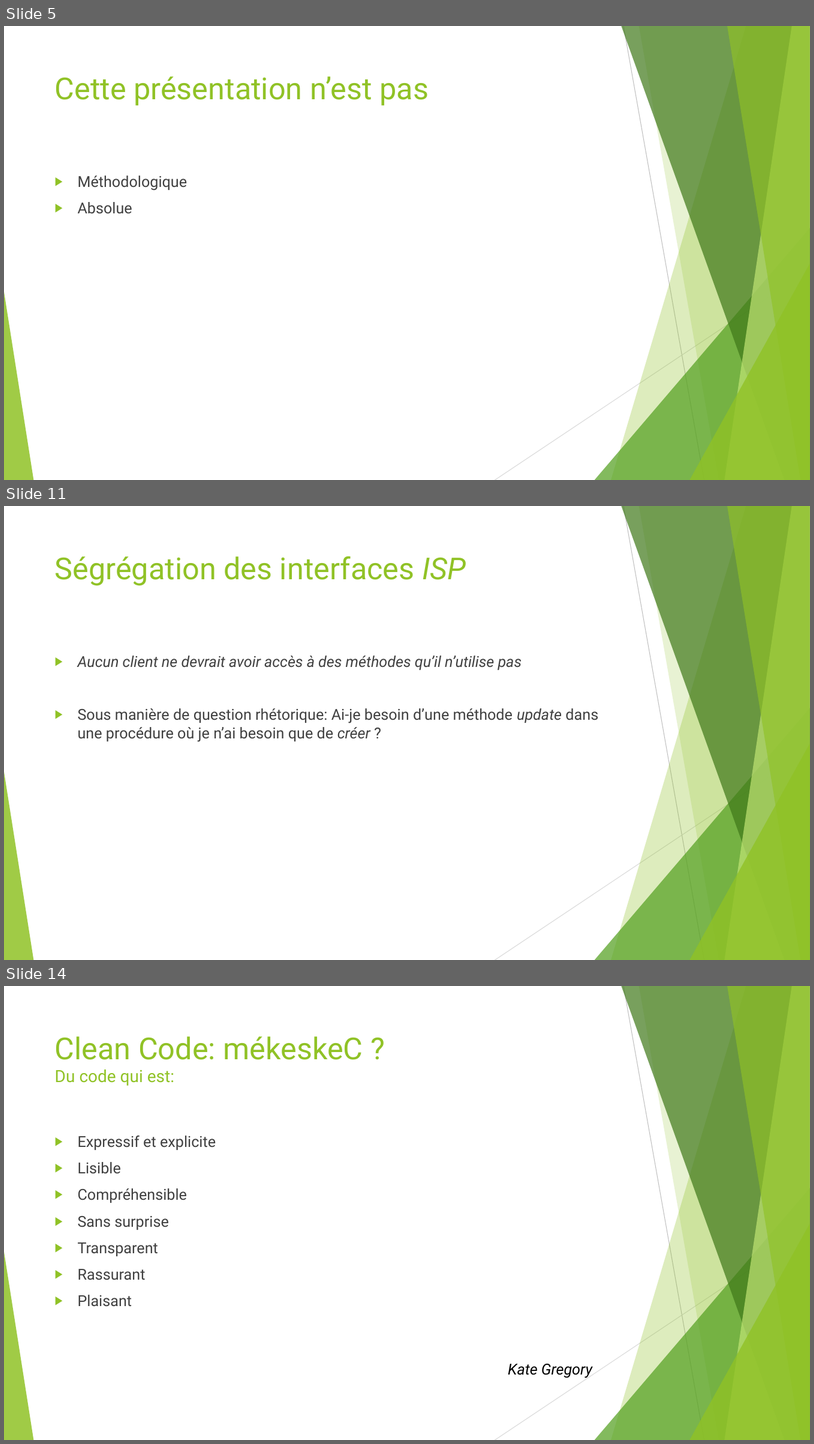
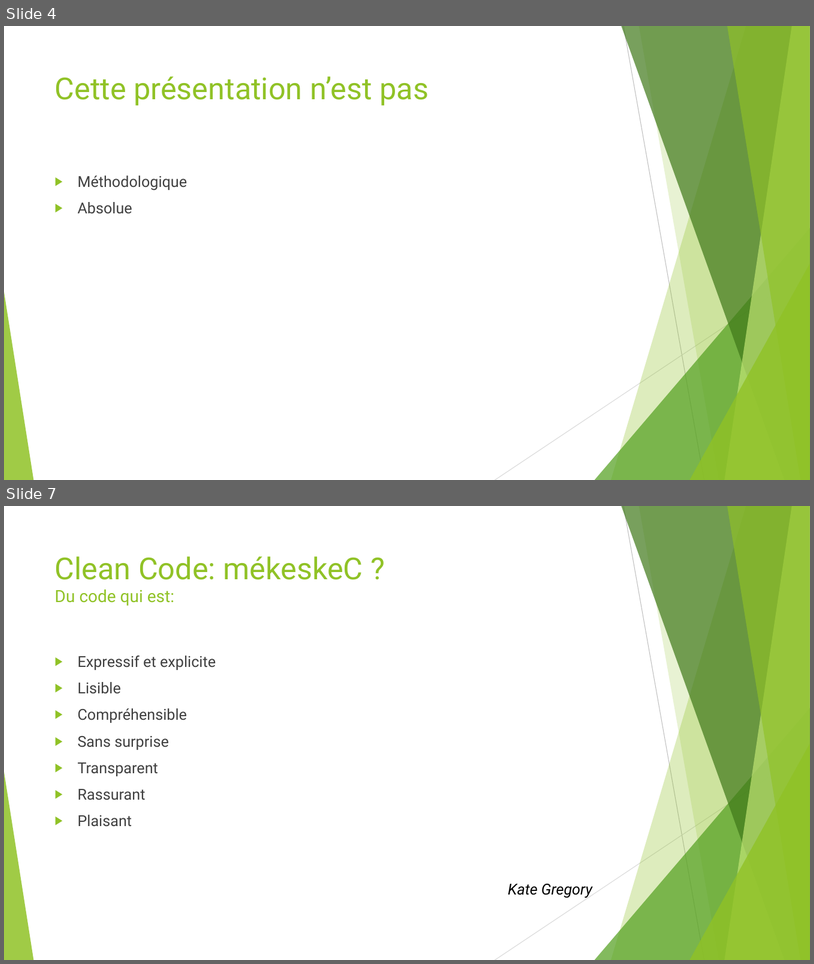
Before and after one commit to worming004/SimpleIsNotEasy, a slide deck: PPT/Easy != Simple.pptx. Shown one above the other, each under a label of ours: slides 5, 11 and 14 before the commit, slides 4 and 7 after it; the slides between them are not shown. The pictures are 814x1444 and 814x964 pixels, drawn with LibreOffice and Linux fonts; fonts in the diff are those of the drawing. Boxes give left, top, right and bottom in pixels: in the first picture for what was removed or moved away, otherwise in the second. Text is boxed around its words. In the diff, an @@ line names an element or a change of style, - is before the commit and + after.

```diff
--- a/PPT/Easy != Simple.pptx
+++ b/PPT/Easy != Simple.pptx
@@ slide 11 removed at (4,506,810,960), background #FFFFFF; not listed: 10 template elements that a slide beside it also shows @@
@@ title removed at (55,556,467,586) @@
-Ségrégation des interfaces ISP
@@ text removed at (78,655,599,742) @@
-▶ Aucun client ne devrait avoir accès à des méthodes qu’il n’utilise pas
-▶ Sous manière de question rhétorique: Ai-je besoin d’une méthode update dans une procédure où je n’ai besoin que de créer ?
@@ what was slide 5 is now slide 4 @@
@@ what was slide 14 is now slide 7 @@
```
Also in this commit, not shown: 5 slides changed, 1 slide added, 7 other slides removed, 22 other files.
